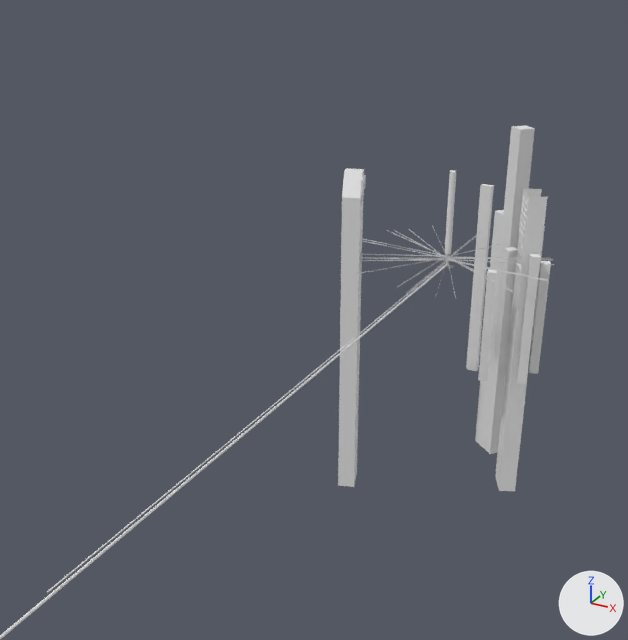
The Blender file ServerRoomTower.blend as it was, and as the next commit left it.
Rendered twice from a camera (50 mm lens) standing at (334.0, -936.0, 361.0) and looking at (-52.0, -234.0, 10.0). Arrows for +X, +Y and +Z are at lower right; the lights stay in place.
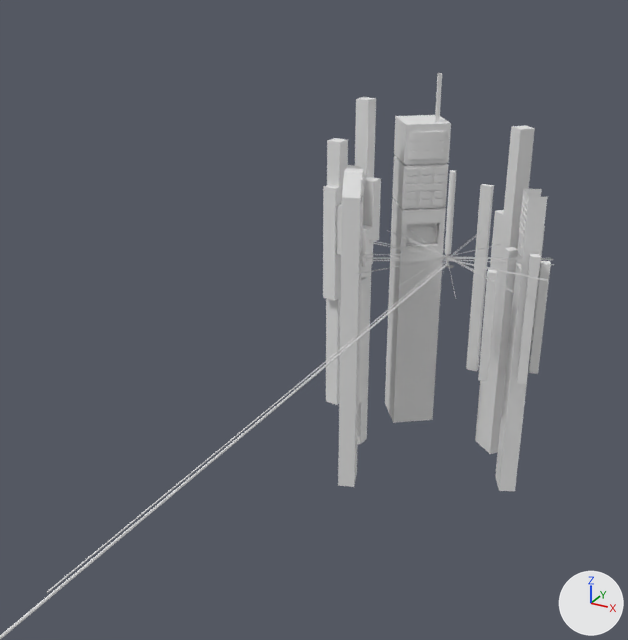
What differs and where, as boxes (x1, y1, x2, y2) in the pictures (628 x 640 px):
'Cube.009', added: after (385, 73, 451, 423)
'Cube.016', added: after (323, 97, 381, 444)
'Cylinder.005', added: after (408, 131, 448, 160)

The edits, one by one:
Mesh me_cube_010 is new.
It has 184 vertices, 154 faces and spans x -1.0..1.0, y -1.0..1.0, z -10.1..13.9.
Mesh me_cube_028 is new.
It has 104 vertices, 78 faces and spans x -2.13..2.92, y -6.12..2.35, z -6.46..6.41.
Mesh me_cylinder_007 is new.
It has 320 vertices, 290 faces and spans x -1.0..1.0, y -1.0..1.0, z -1.0..1.0.
Object 'Cube.009' (ob_cube_009) is new; it shows me_cube_010.
Its location is (-88.0, 121.0, 1.0).
Its rotation in degrees is (0, 0, 37).
Its scale is (-29.1, -29.1, -20.4).
Object 'Cube.016' (ob_cube_016) is new; it shows me_cube_028.
Its location is (-135.0, 37.0, -62.0).
Its rotation in degrees is (0, 0, -6.3).
Its scale is (9.01, 9.01, 37.8).
Object 'Cylinder.005' (ob_cylinder_005) is new; it shows me_cylinder_007.
Its location is (-70.0, 98.0, 120.0).
Its rotation in degrees is (0, 0, -53).
Its scale is (2.79, 25.0, 17.3).
